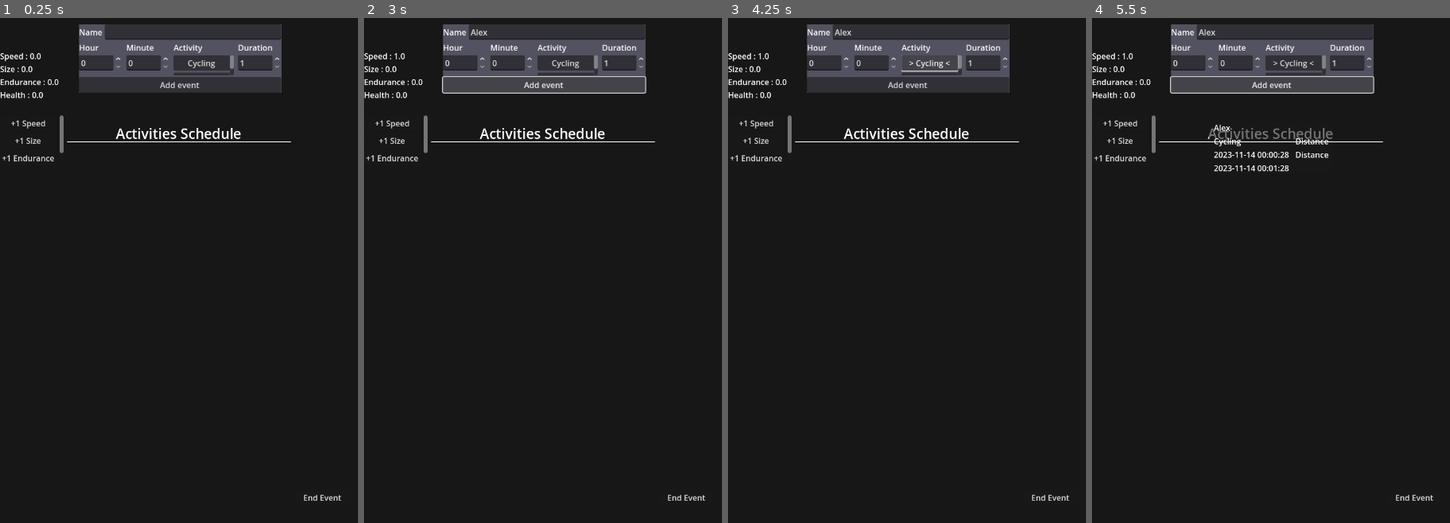
Above: before the commit, frames 1-4 (left to right).
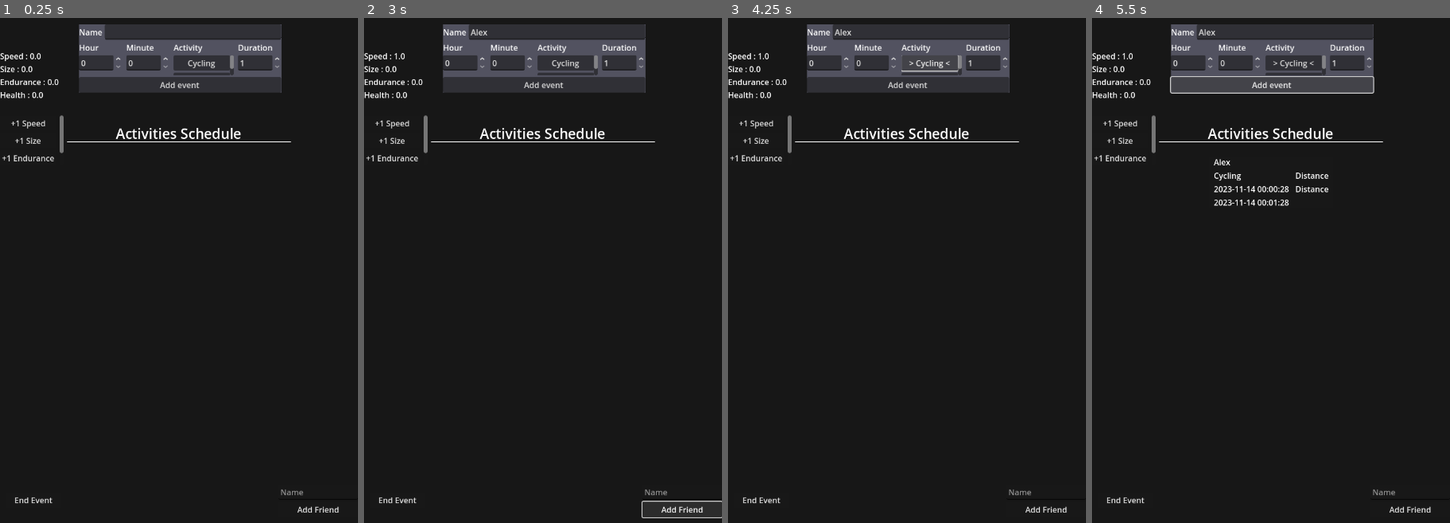
Above: after the commit, the same moments.

Repository: Faisa-l/AT-Interactivity-for-Activity-Project
Game: Godot game, scene res://Scenes/main.tscn
Same seed, same stepped clock (60 frames per second), same inputs: the game is played once before the commit and once after it. The engine's default icon, where the game draws it, is replaced by a stand-in: a white triangle on a blue panel in a dark square.
Inputs (mouse positions are in pixels of both pictures, inside the frame that each line leads up to):
- Up to frame 1 (0.25 s): no input
- Up to frame 2 (3 s): click (557, 33) at 0.52 s; type "Alex" at 0.6 s; click "Add event" at 1.25 s; click "+1 Speed" at 2 s; click "Add event" (after the commit: "Add Friend") at 2.75 s
- Up to frame 3 (4.25 s): click "Cycling" at 3.5 s
- Up to frame 4 (5.5 s): click "> Cycling <" at 4.25 s; click "Walking" at 5 s

The runs differ from the first frame. In frame 1, 0.3% of the frame differs, in the area x 4-96%, y 93-98%; in frame 2, 0.8%; in frame 3, 0.3%; in frame 4, 1.6%, in the area x 4-96%, y 21-98%.

Commit message:
Add the friends list
Friend lists would be where you can add friends to activities but this kinda isn't gonna actually be a thing that works

Diff:
--- /dev/null
+++ b/Scenes/friend_box.tscn
@@ -0,0 +1,19 @@
+[gd_scene load_steps=2 format=3 uid="uid://dm8f6ljgxry28"]
+
+[ext_resource type="Script" uid="uid://w7wom00y0d3e" path="res://Scripts/friend_box.gd" id="1_klkc7"]
+
+[node name="FriendBox" type="VBoxContainer"]
+custom_minimum_size = Vector2(160, 0)
+offset_right = 160.0
+offset_bottom = 58.0
+script = ExtResource("1_klkc7")
+
+[node name="Name" type="Label" parent="."]
+custom_minimum_size = Vector2(160, 0)
+layout_mode = 2
+text = "Jimbo Bobby"
+autowrap_mode = 2
+
+[node name="Button" type="Button" parent="."]
+layout_mode = 2
+text = "Add to next activity"
--- /dev/null
+++ b/Scenes/friends_list.tscn
@@ -0,0 +1,31 @@
+[gd_scene load_steps=2 format=3 uid="uid://cfj5mure47nf2"]
+
+[ext_resource type="Script" uid="uid://d2djuessb2m8" path="res://Scripts/friends_list.gd" id="1_lowrt"]
+
+[node name="FriendsList" type="VBoxContainer"]
+custom_minimum_size = Vector2(160, 200)
+offset_right = 160.0
+offset_bottom = 700.0
+alignment = 2
+script = ExtResource("1_lowrt")
+
+[node name="List" type="VBoxContainer" parent="."]
+layout_mode = 2
+alignment = 2
+
+[node name="Debug" type="VBoxContainer" parent="."]
+layout_mode = 2
+
+[node name="NameInput" type="LineEdit" parent="Debug"]
+layout_mode = 2
+placeholder_text = "Name"
+max_length = 16
+context_menu_enabled = false
+caret_blink = true
+
+[node name="Button" type="Button" parent="Debug"]
+layout_mode = 2
+text = "Add Friend
+"
+
+[connection signal="button_up" from="Debug/Button" to="." method="_on_button_button_up"]
--- a/Scenes/main.tscn
+++ b/Scenes/main.tscn
@@ -1,7 +1,8 @@
-[gd_scene load_steps=6 format=3 uid="uid://cc2u0bi24a4bc"]
+[gd_scene load_steps=7 format=3 uid="uid://cc2u0bi24a4bc"]
 
 [ext_resource type="Script" uid="uid://dfqger3fdq053" path="res://Scripts/main.gd" id="1_8gbba"]
 [ext_resource type="PackedScene" uid="uid://darovhn36ipjb" path="res://Scenes/activity_scheduler.tscn" id="1_jjgbg"]
+[ext_resource type="PackedScene" uid="uid://cfj5mure47nf2" path="res://Scenes/friends_list.tscn" id="2_21xkr"]
 [ext_resource type="PackedScene" uid="uid://cnn2y8cbyyc2u" path="res://Scenes/event_creator.tscn" id="2_bo1nx"]
 [ext_resource type="PackedScene" uid="uid://dnxwb4t8pk6sq" path="res://Scenes/walking_tracker.tscn" id="2_jjvhh"]
 [ext_resource type="PackedScene" uid="uid://c43owxn3dla16" path="res://Scenes/user_pet.tscn" id="5_kry3j"]
@@ -61,17 +62,16 @@
 
 [node name="ActivityNotifications" type="VBoxContainer" parent="."]
 layout_mode = 1
-anchors_preset = 7
+anchors_preset = 13
 anchor_left = 0.5
-anchor_top = 1.0
 anchor_right = 0.5
 anchor_bottom = 1.0
-offset_left = -20.0
-offset_top = -940.0
-offset_right = 20.0
-offset_bottom = -900.0
+offset_left = -125.5
+offset_top = 345.0
+offset_right = 125.5
+offset_bottom = -171.0
 grow_horizontal = 2
-grow_vertical = 0
+grow_vertical = 2
 theme_override_constants/separation = 15
 
 [node name="UserPet" parent="." instance=ExtResource("5_kry3j")]
@@ -79,10 +79,10 @@
 [node name="ScrollContainer" type="ScrollContainer" parent="."]
 custom_minimum_size = Vector2(100, 250)
 layout_mode = 0
-offset_left = 593.0
-offset_top = 1015.0
-offset_right = 705.0
-offset_bottom = 1265.0
+offset_left = 12.0
+offset_top = 1020.0
+offset_right = 124.0
+offset_bottom = 1270.0
 
 [node name="DebugButtons" type="VBoxContainer" parent="ScrollContainer"]
 layout_mode = 2
@@ -103,4 +103,18 @@
 offset_bottom = 317.0
 grow_horizontal = 2
 
+[node name="FriendsList" parent="." instance=ExtResource("2_21xkr")]
+layout_mode = 1
+anchors_preset = 6
+anchor_left = 1.0
+anchor_top = 0.5
+anchor_right = 1.0
+anchor_bottom = 0.5
+offset_left = -160.0
+offset_top = -270.0
+offset_right = 0.0
+offset_bottom = 430.0
+grow_horizontal = 0
+grow_vertical = 2
+
 [connection signal="button_up" from="ScrollContainer/DebugButtons/EndEventButton" to="." method="_on_end_event_button_button_up"]
--- /dev/null
+++ b/Scripts/friend_box.gd
@@ -0,0 +1,13 @@
+class_name FriendBox extends VBoxContainer
+
+# Box to display information about a friend
+# Also has a button to add them to the next activity
+
+# Specifically the button label is supposed to be connected to a function which will add them to a
+# 'friends' list in the ScheduledActivity but this information is not displayed
+
+@onready
+var name_label : Label = $Name
+
+@onready
+var button : Button = $Button
--- /dev/null
+++ b/Scripts/friends_list.gd
@@ -0,0 +1,38 @@
+class_name FriendsList extends VBoxContainer
+
+# Class for a list of friends
+# You can add friends to the next activity the user is doing
+# (this is figurative since it actually cannot display this information)
+
+@onready
+var friend_box : PackedScene = load("res://Scenes/friend_box.tscn")
+
+@onready
+var name_input : LineEdit = $Debug/NameInput
+
+@onready
+var list_container : VBoxContainer = $List
+
+@export
+var max_friends : int = 5
+
+var current_friends : int = 0
+
+func add_friend(friend : String):
+
+	var box : FriendBox = friend_box.instantiate()
+	list_container.add_child(box)
+	box.name_label.text = friend
+	current_friends += 1
+
+
+
+func _on_button_button_up() -> void:
+	if name_input.text.length() == 0: return
+
+	if current_friends >= max_friends:
+		if Engine.has_singleton("AndroidTelemetryUtils"):
+			Engine.get_singleton("AndroidTelemetryUtils").DisplayToast("At max friends")
+		return
+
+	add_friend(name_input.text)
Not shown, added: Scripts/friend_box.gd.uid
Not shown, added: Scripts/friends_list.gd.uid
